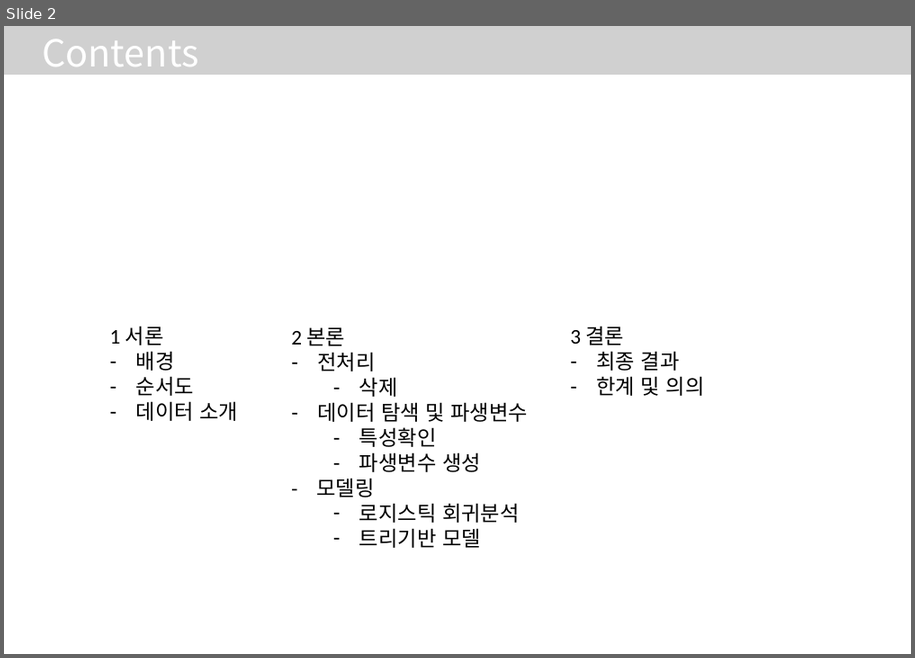
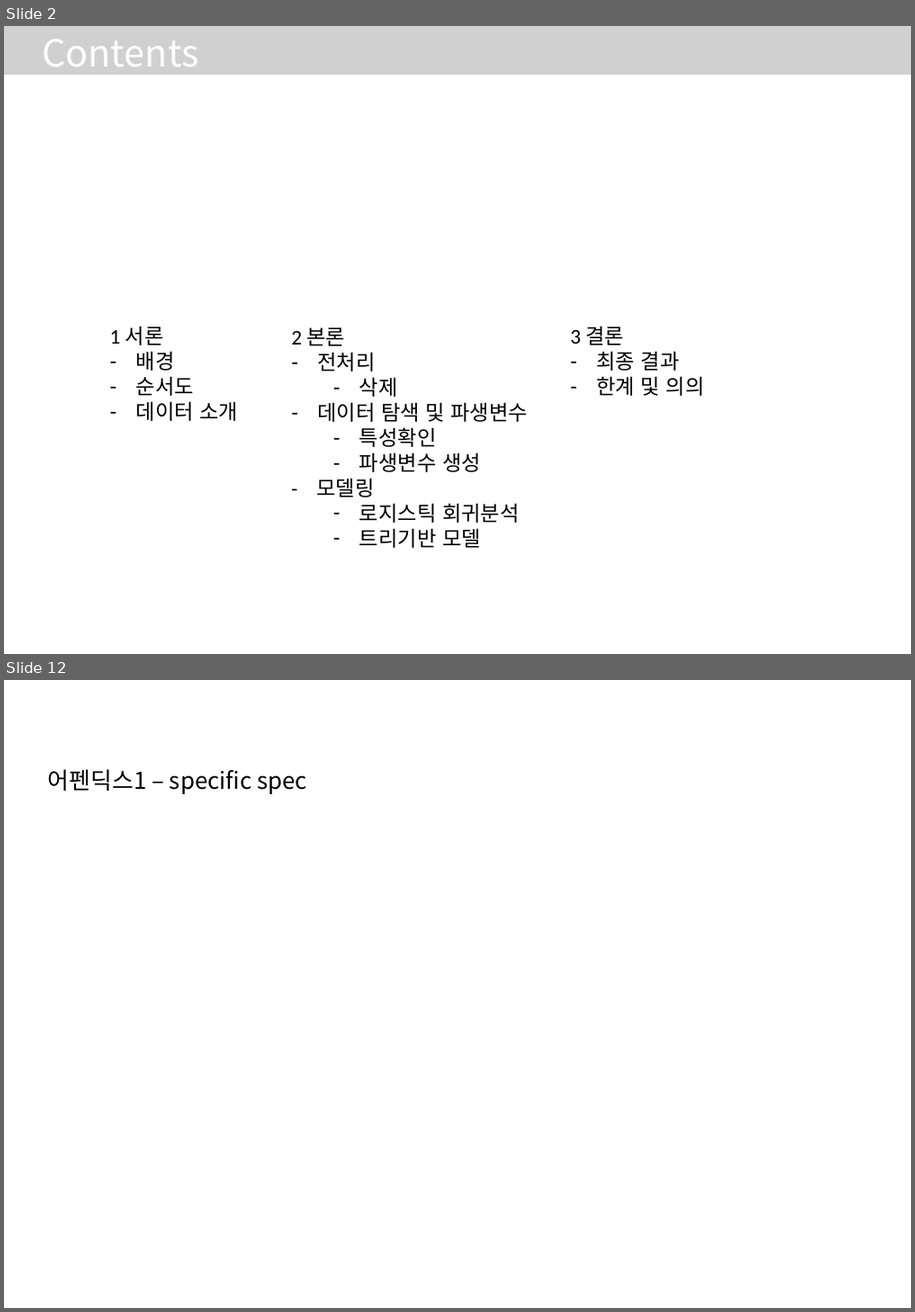
Before and after one commit to InkyunMoon/-----, a slide deck: 스케일 불량요인 파악과 개선기회 도출.pptx. Shown one above the other, each under a label of ours: slide 2 before the commit, slides 2 and 12 after it; the slides between them are not shown. The pictures are 915x658 and 915x1312 pixels, drawn with LibreOffice and Linux fonts; fonts in the diff are those of the drawing; grey boxes stand for pictures. Boxes give left, top, right and bottom in pixels: in the first picture for what was removed or moved away, otherwise in the second. Text is boxed around its words. In the diff, an @@ line names an element or a change of style, - is before the commit and + after.

```diff
--- a/스케일 불량요인 파악과 개선기회 도출.pptx
+++ b/스케일 불량요인 파악과 개선기회 도출.pptx
@@ slide 12 added at (4,680,911,1308), background #FFFFFF @@
@@ title added at (48,769,307,794), 20 pt, text #000000 @@
+어펜딕스1 – specific spec
```
Also in this commit, not shown: 5 slides changed, 4 other slides added.
